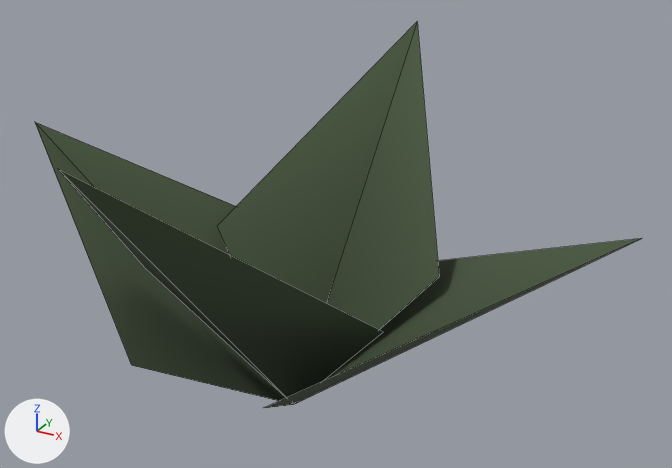
Two versions of the glTF model public/props/busch_klein.glb, one commit apart.
Both versions are drawn from a 50 mm lens placed at (1.118, -1.797, 1.426), pointed at (0.091, 0.071, 0.492). Arrows for +X, +Y and +Z are at lower left; the lights stay in place. The older version comes first. Mesh edges are drawn as thin lines.

The first picture shows 'busch_klein'.
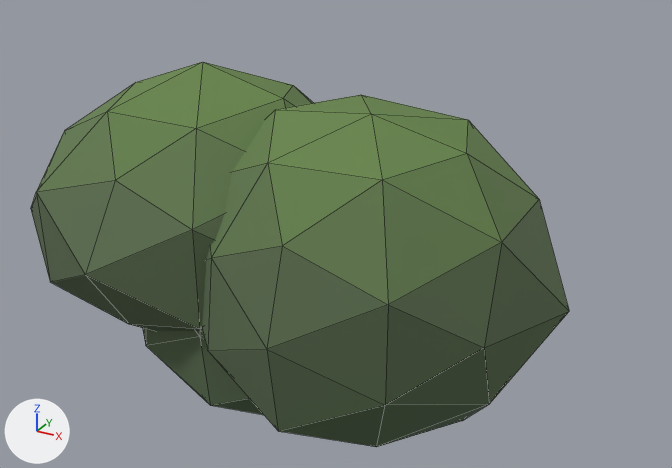
Changed parts and their boxes [x1, y1, x2, y2] in the pictures (672 x 468 px):
'busch_klein', reshaped, moved, rescaled (11% narrower)
    before: [35, 22, 642, 408]
    after: [31, 62, 569, 447]

What the commit changed:
me_busch_klein is used by ob_busch_klein; location (0.0, 0.0, 0.0).
me_busch_klein had 13 vertices, 8 faces and spanned x -0.83..0.83, y -0.73..0.73, z 0.0..0.9.
me_busch_klein now has 126 vertices, 240 faces and spans x -1.0..1.0, y -0.67..0.67, z -0.63..0.63.
me_busch_klein part 1: the whole mesh is rebuilt.
Object 'busch_klein' (ob_busch_klein) moves from (0.0, 0.0, 0.0) to (0.0, 0.0, 0.45).
Object 'busch_klein' (ob_busch_klein) is rescaled from (1.0, 1.0, 1.0) to (0.713, 0.713, 0.713).
